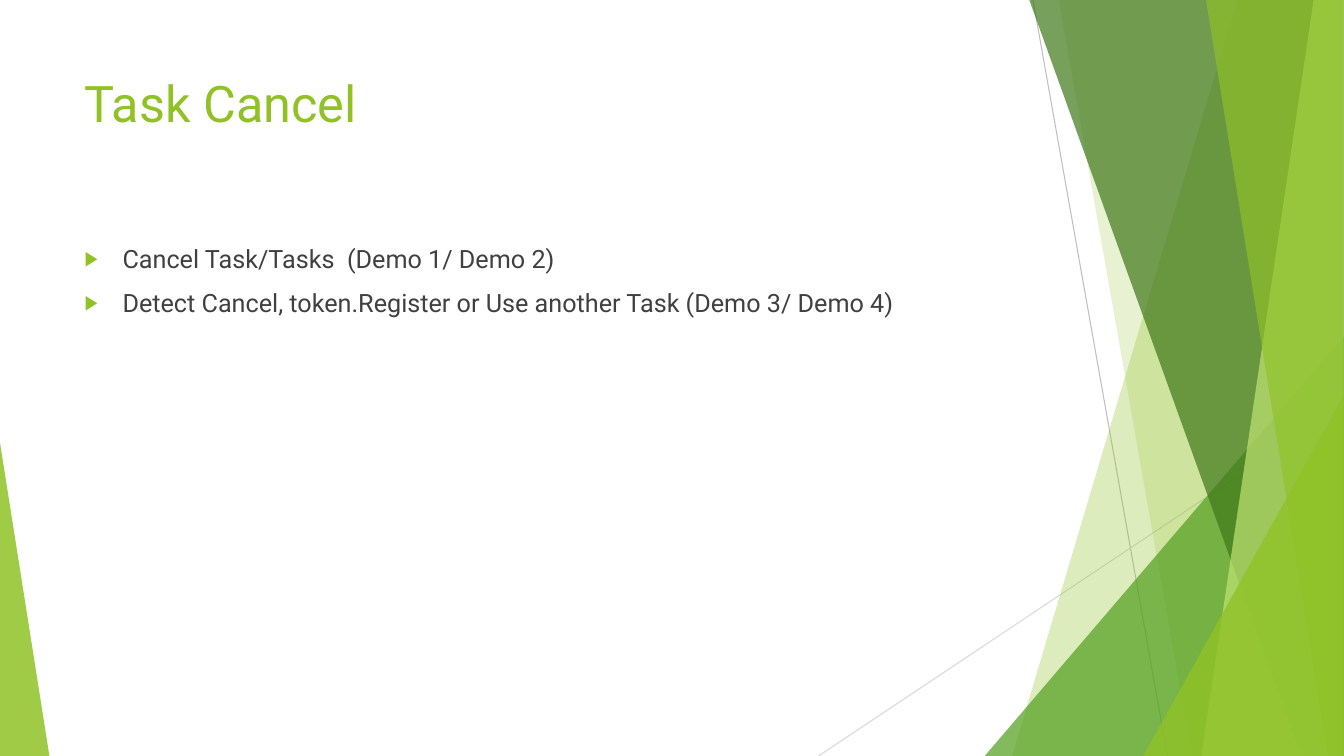
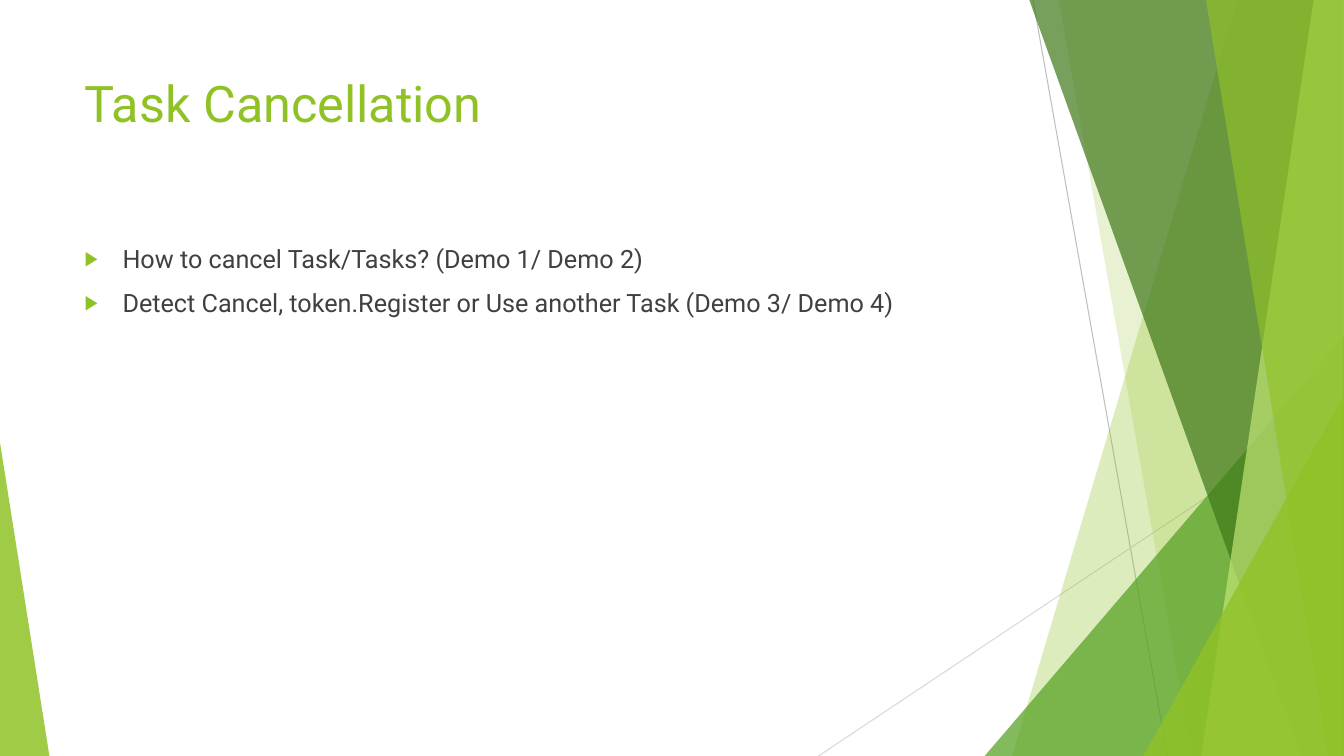
Before and after one commit to fming/NetConcurrency, a slide deck: slide 6 of TASK.pptx (slide 5 before the commit). Drawn at 1344x756 pixels with LibreOffice and Linux fonts; fonts in the diff are those of the drawing. Boxes give left, top, right and bottom in pixels: in the first picture for what was removed or moved away, otherwise in the second. Text is boxed around its words. In the diff, an @@ line names an element or a change of style, - is before the commit and + after.

Commit message:
more for task
add the demo with Continuation, Status and also update the PPT.

```diff
--- a/TASK.pptx
+++ b/TASK.pptx
@@ title at (85,84,481,123): text changed @@
-Task Cancel
+Task Cancellation
@@ text at (123,248,643,274): text changed @@
-▶ Cancel Task/Tasks (Demo 1/ Demo 2)
+▶ How to cancel Task/Tasks? (Demo 1/ Demo 2)
```
Also in this commit, not shown: 4 other slides changed, 1 slide added, 7 other files.
